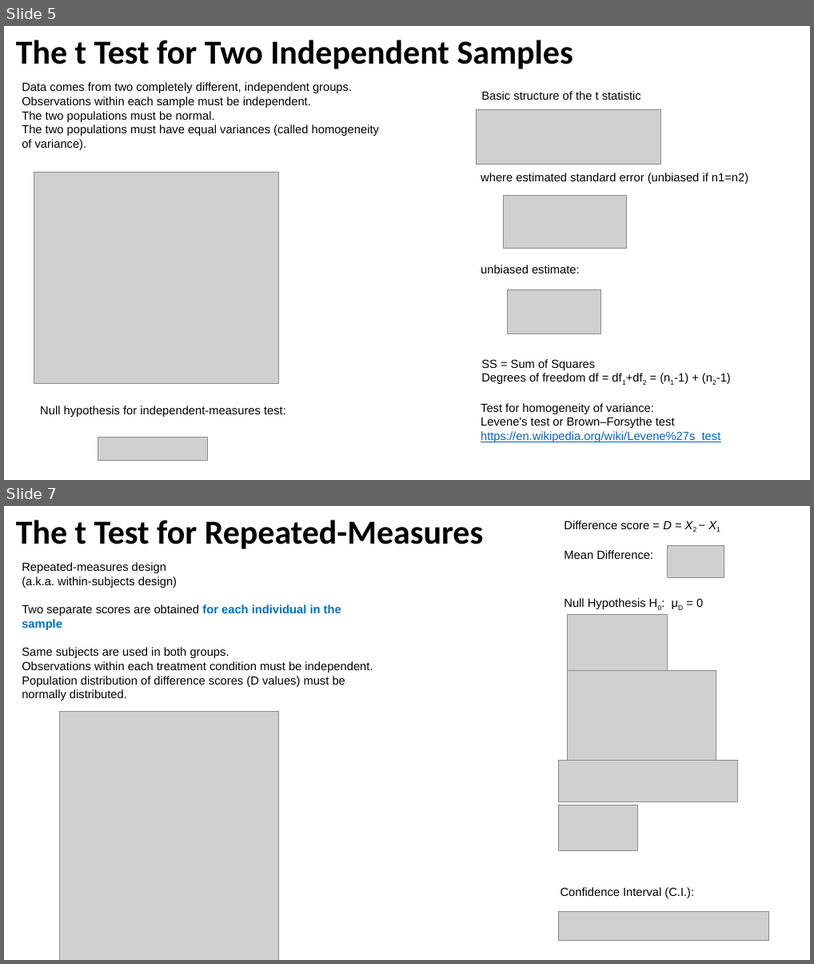
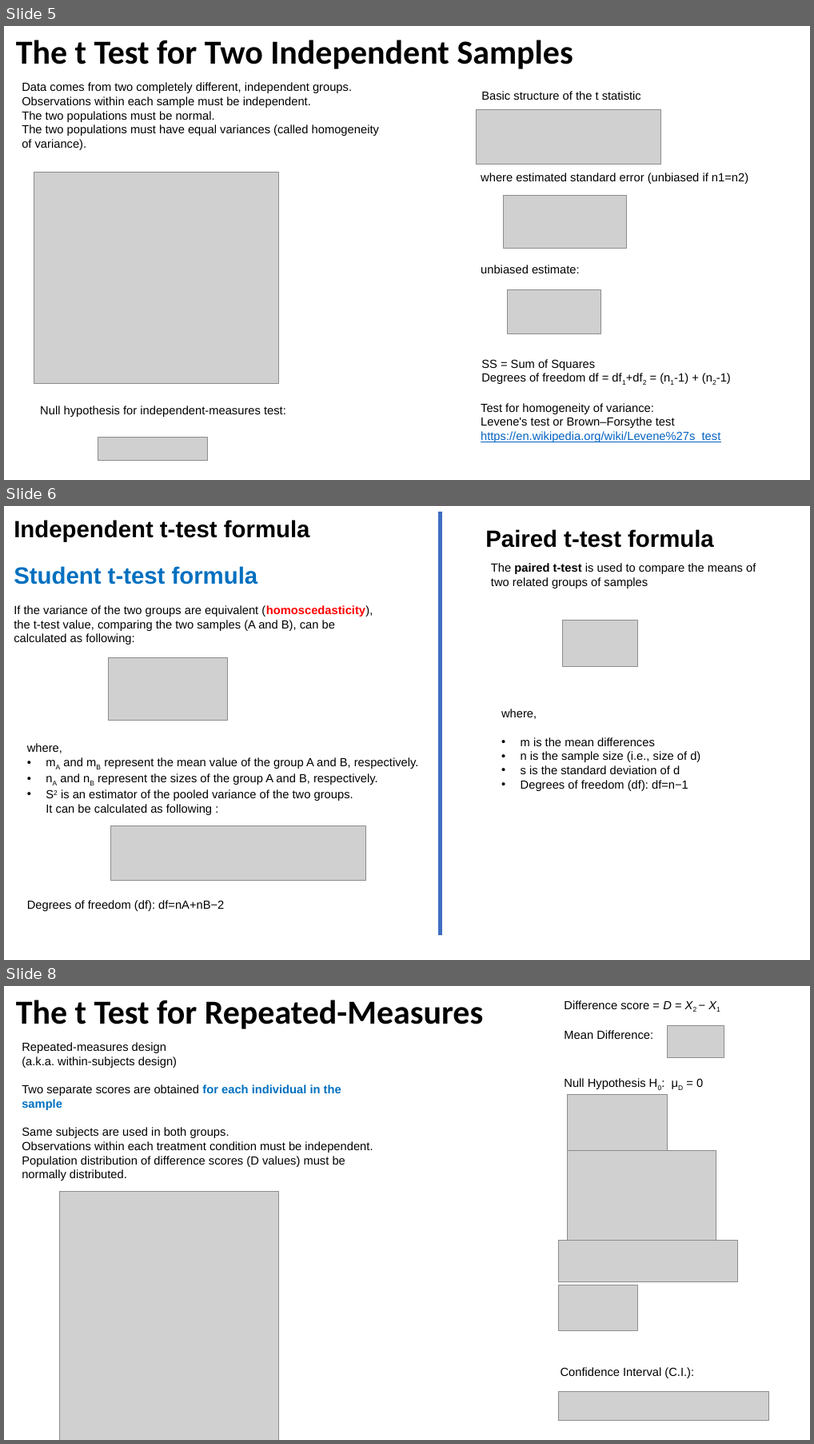
Before and after one commit to lselector/ml_ai_doc, a slide deck: statistics_07_t_distribution.pptx. Shown one above the other, each under a label of ours: slides 5 and 7 before the commit, slides 5, 6 and 8 after it; the slides between them are not shown. The pictures are 814x964 and 814x1444 pixels, drawn with LibreOffice and Linux fonts; fonts in the diff are those of the drawing; grey boxes stand for pictures. Boxes give left, top, right and bottom in pixels: in the first picture for what was removed or moved away, otherwise in the second. Text is boxed around its words. In the diff, an @@ line names an element or a change of style, - is before the commit and + after.

```diff
--- a/statistics_07_t_distribution.pptx
+++ b/statistics_07_t_distribution.pptx
@@ slide 6 added at box(4, 506, 810, 960), background #FFFFFF @@
@@ text added at box(14, 520, 310, 542), 28 pt, text #000000, bold @@
+Independent t-test formula
@@ line added from (441, 512) to (441, 935), #3F6FC3 5 pt @@
@@ text added at box(486, 529, 714, 548), 28 pt, text #000000, bold @@
+Paired t-test formula
@@ text added at box(14, 566, 258, 584), 28 pt, text #0070C0, bold @@
+Student t-test formula
@@ text added at box(491, 563, 756, 588), 14 pt, text #000000 @@
+The paired t-test is used to compare the means of two related groups of samples
@@ text added at box(14, 605, 373, 644), 14 pt, text #000000 @@
+If the variance of the two groups are equivalent (homoscedasticity), the t-test value, comparing the two samples (A and B), can be calculated as following:
@@ picture added at box(562, 620, 638, 666) @@
@@ picture added at box(108, 657, 227, 720) @@
@@ text added at box(502, 708, 701, 791), 14 pt, text #000000 @@
+where,
+• m is the mean differences
+• n is the sample size (i.e., size of d)
+• s is the standard deviation of d
+• Degrees of freedom (df): df=n−1
@@ text added at box(27, 743, 419, 815), 14 pt, text #000000 @@
+where,
+• mA and mB represent the mean value of the group A and B, respectively.
+• nA and nB represent the sizes of the group A and B, respectively.
+• S2 is an estimator of the pooled variance of the two groups.
+  It can be calculated as following :
@@ picture added at box(111, 825, 366, 880) @@
@@ text added at box(27, 900, 224, 911), 14 pt, text #000000 @@
+Degrees of freedom (df): df=nA+nB−2
@@ what was slide 7 is now slide 8 @@
```
Also in this commit, not shown: 2 slides changed, 6 other files.
